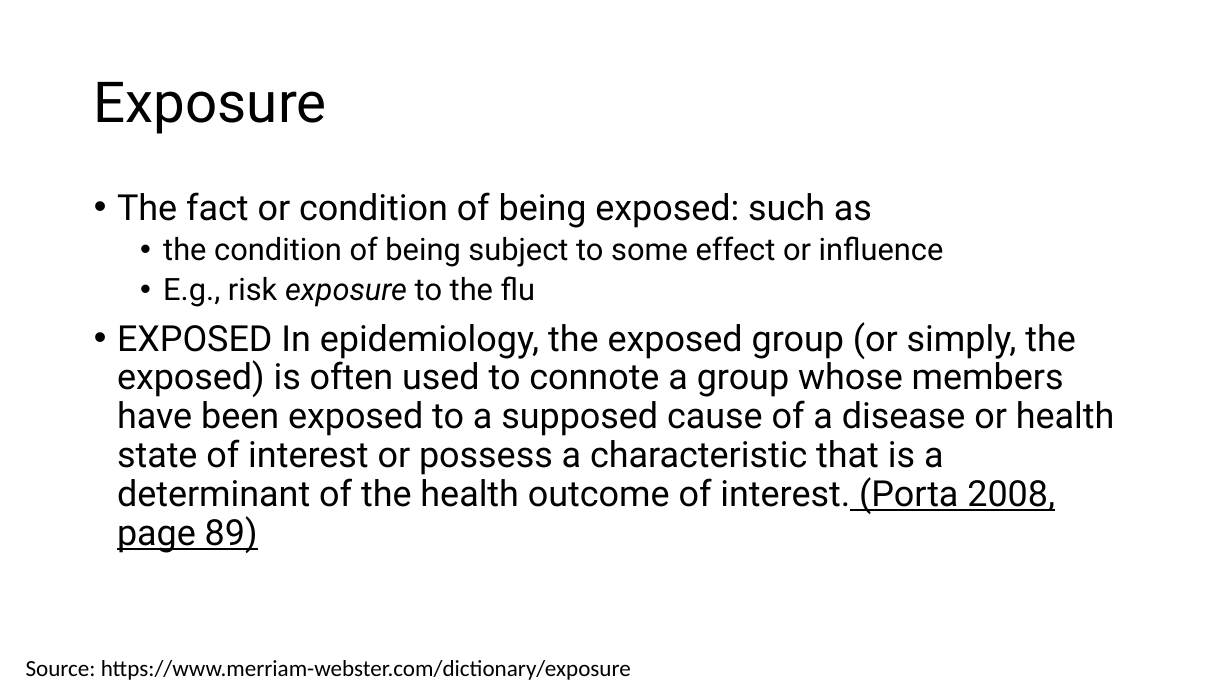
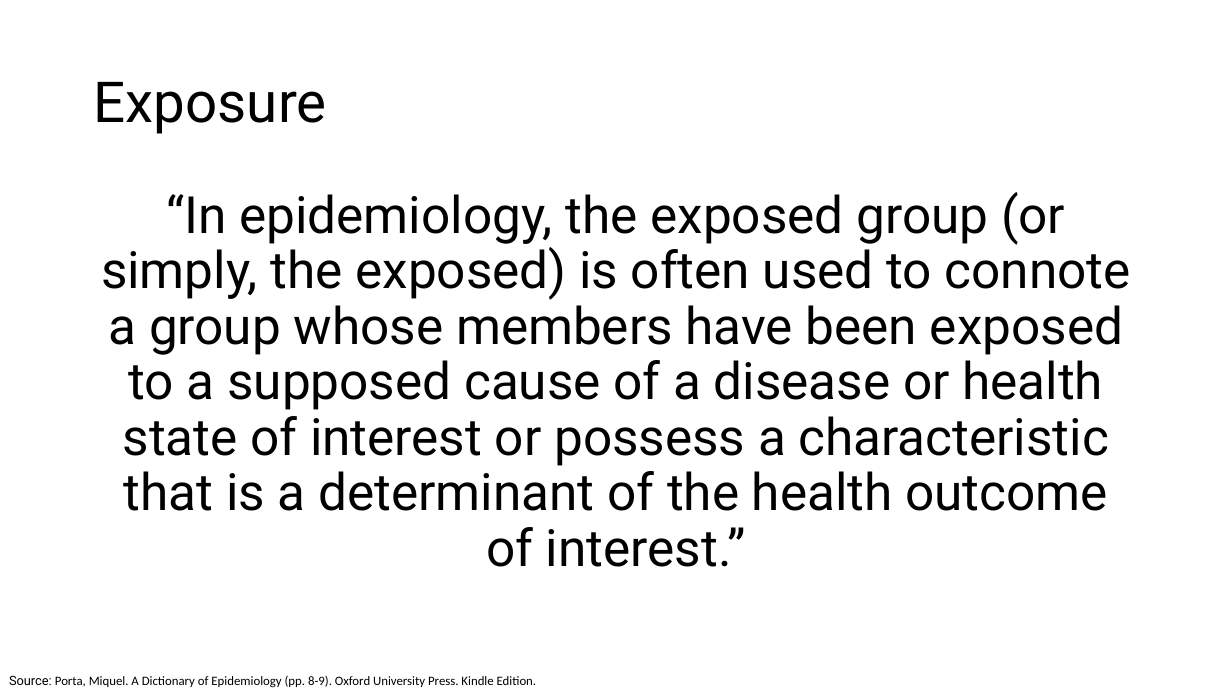
Before and after one commit to brad-cannell/epi_3_public, a slide deck: slide 13 of modules/04 Measures of Association/measures_of_assocaition.pptx (slide 12 before the commit). Drawn at 1232x693 pixels with LibreOffice and Linux fonts; fonts in the diff are those of the drawing. Boxes give left, top, right and bottom in pixels: in the first picture for what was removed or moved away, otherwise in the second. Text is boxed around its words. In the diff, an @@ line names an element or a change of style, - is before the commit and + after.

```diff
--- a/modules/04 Measures of Association/measures_of_assocaition.pptx
+++ b/modules/04 Measures of Association/measures_of_assocaition.pptx
@@ text at (101, 192, 1131, 567): text changed; size 28 to 40 pt @@
-• The fact or condition of being exposed: such as
-  • the condition of being subject to some effect or influence
-  • E.g., risk exposure to the flu
-• EXPOSED In epidemiology, the exposed group (or simply, the exposed) is often used to connote a group whose members have been exposed to a supposed cause of a disease or health state of interest or possess a characteristic that is a determinant of the health outcome of interest. (Porta 2008, page 89)
+“In epidemiology, the exposed group (or simply, the exposed) is often used to connote a group whose members have been exposed to a supposed cause of a disease or health state of interest or possess a characteristic that is a determinant of the health outcome of interest.”
@@ text at (9, 675, 537, 688): text changed; size 18 to 10 pt @@
-Source: https://www.merriam-webster.com/dictionary/exposure
+Source: Porta, Miquel. A Dictionary of Epidemiology (pp. 8-9). Oxford University Press. Kindle Edition.
```
Also in this commit, not shown: 17 other slides changed, 82 slides added, 5 slides removed, 5 other files.
